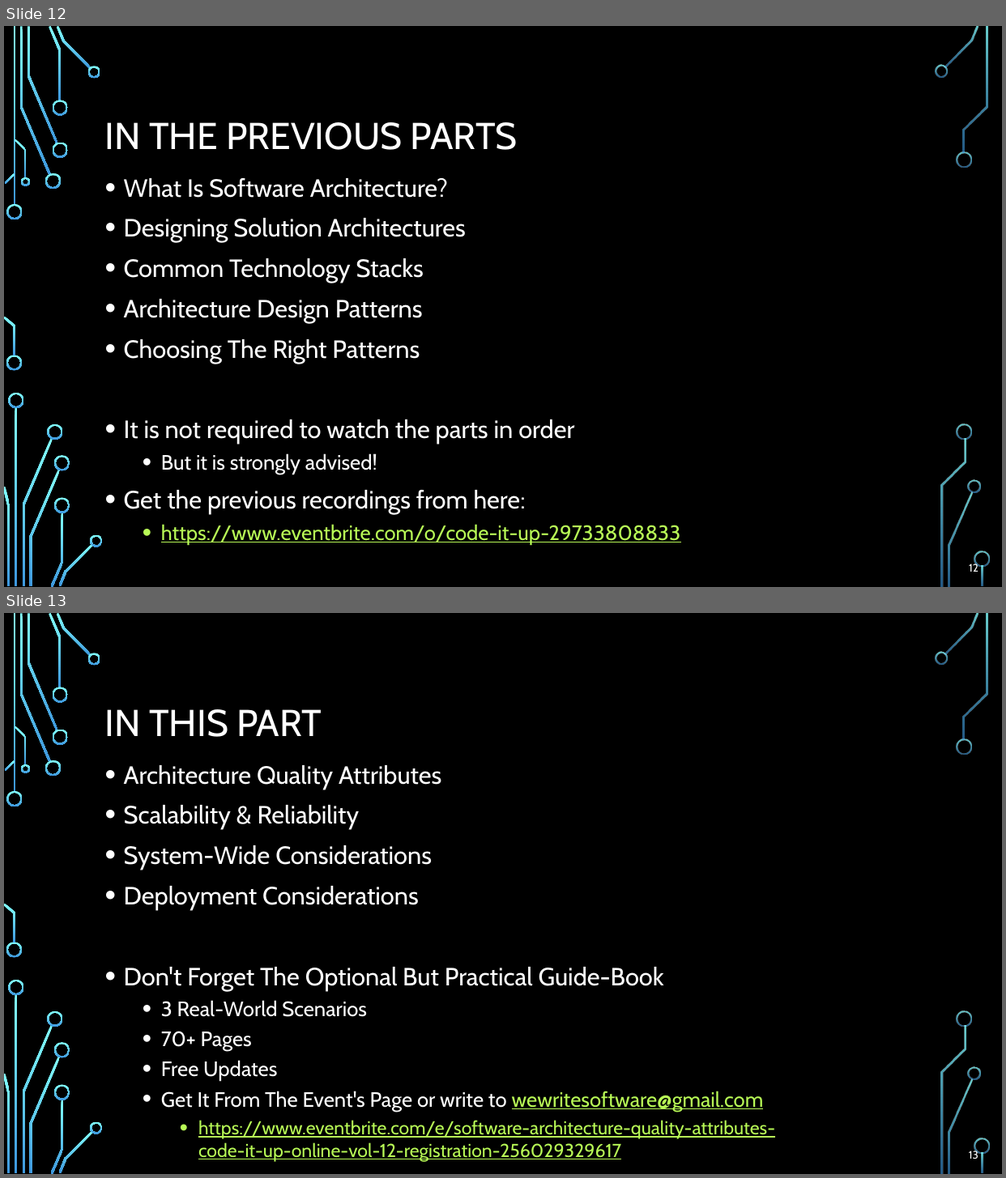
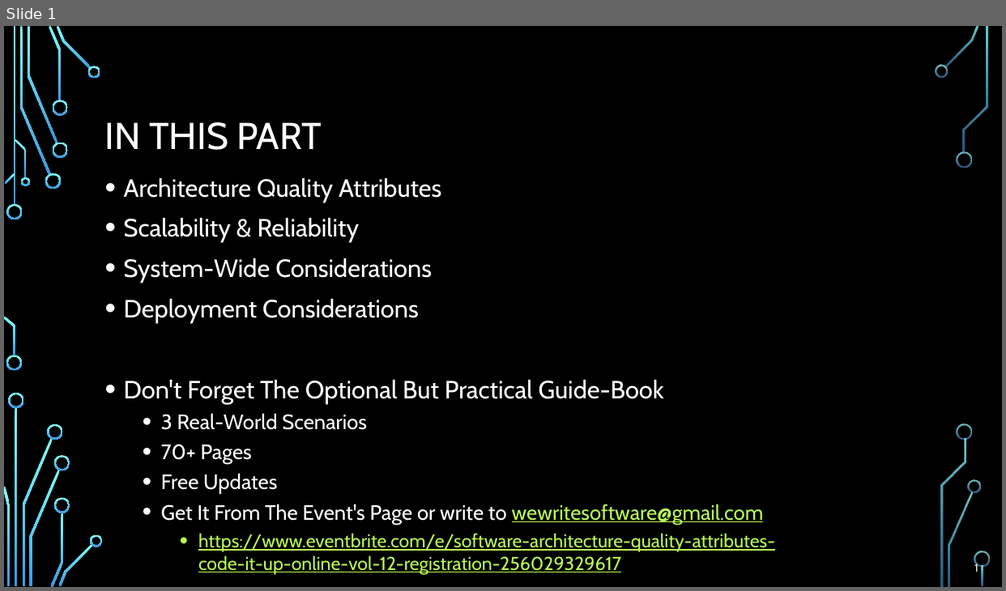
Before and after one commit to profjordanov/doctorate, a slide deck: resources/Software-Architecture-S/Presentation-Part4-Quality-Attributes-Considerations.pptx. Shown one above the other, each under a label of ours: slides 12 and 13 before the commit, slide 1 after it. The pictures are 1006x1178 and 1006x591 pixels, drawn with LibreOffice and Linux fonts; fonts in the diff are those of the drawing; background and template pictures are left out. Boxes give left, top, right and bottom in pixels: in the first picture for what was removed or moved away, otherwise in the second. Text is boxed around its words. In the diff, an @@ line names an element or a change of style, - is before the commit and + after.

```diff
--- a/resources/Software-Architecture-S/Presentation-Part4-Quality-Attributes-Considerations.pptx
+++ b/resources/Software-Architecture-S/Presentation-Part4-Quality-Attributes-Considerations.pptx
@@ slide 12 removed at (4, 26, 1002, 587), background picture (left out); not listed: 36 template elements that a slide beside it also shows @@
@@ title removed at (105, 122, 518, 150) @@
-IN THE PREVIOUS PARTS
@@ text removed at (124, 178, 680, 544) @@
-• What Is Software Architecture?
-• Designing Solution Architectures
-• Common Technology Stacks
-• Architecture Design Patterns
-• Choosing The Right Patterns
-• It is not required to watch the parts in order
-  • But it is strongly advised!
-• Get the previous recordings from here:
-  • https://www.eventbrite.com/o/code-it-up-29733808833
@@ page number removed at (969, 563, 978, 572) @@
-12
@@ what was slide 13 is now slide 1 @@
@@ page number at (974, 563, 978, 572): text changed @@
-13
+1
```
Also in this commit, not shown: 22 other slides removed.
